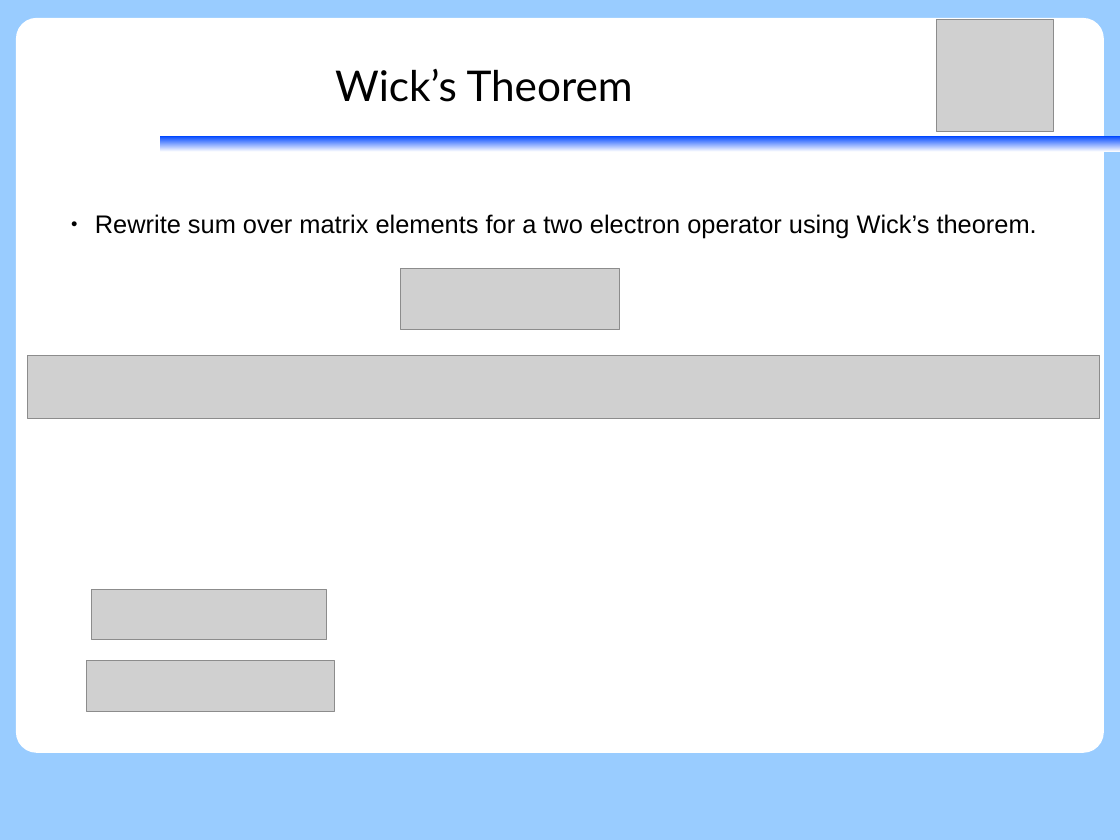
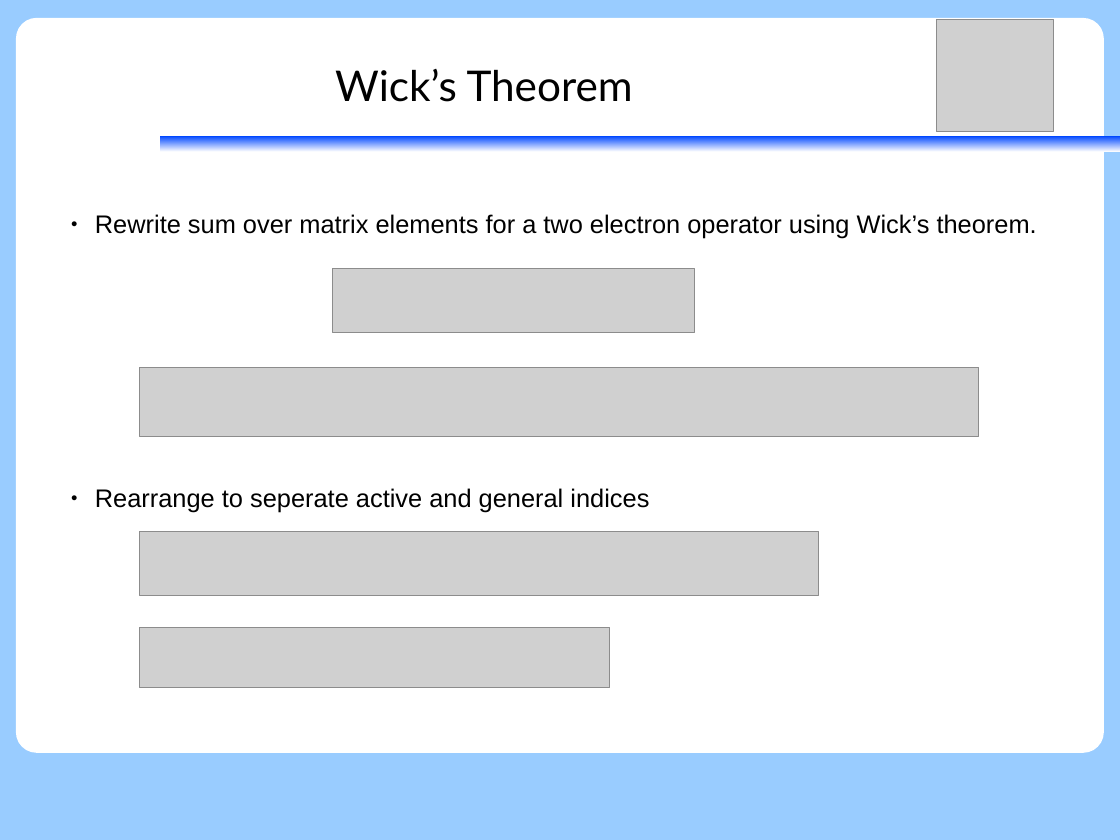
Before and after one commit to peterjohncherry/Presentations-etc, a slide deck: slide 55 of SGROUP_28062017/28062017_peter_relxms-caspt2-ci_seperation.odp (slide 52 before the commit). Drawn at 1120x840 pixels with LibreOffice and Linux fonts; fonts in the diff are those of the drawing; grey boxes stand for pictures. Boxes give left, top, right and bottom in pixels: in the first picture for what was removed or moved away, otherwise in the second. Text is boxed around its words. In the diff, an @@ line names an element or a change of style, - is before the commit and + after.

```diff
--- a/SGROUP_28062017/28062017_peter_relxms-caspt2-ci_seperation.odp
+++ b/SGROUP_28062017/28062017_peter_relxms-caspt2-ci_seperation.odp
@@ picture: place and size @@
-picture at (400,268,620,329)
+picture at (332,268,694,332)
@@ picture: place and size @@
-picture at (27,356,1101,420)
+picture at (139,367,979,436)
@@ text at (95,488,649,513): paragraph added @@
+● Rearrange to seperate active and general indices
@@ picture: place and size @@
-picture at (91,589,327,640)
+picture at (139,532,819,596)
@@ picture: place and size @@
-picture at (86,661,334,711)
+picture at (139,627,610,688)
```
Also in this commit, not shown: 9 other slides changed, 10 slides added, 3 slides removed, 1 other file.
